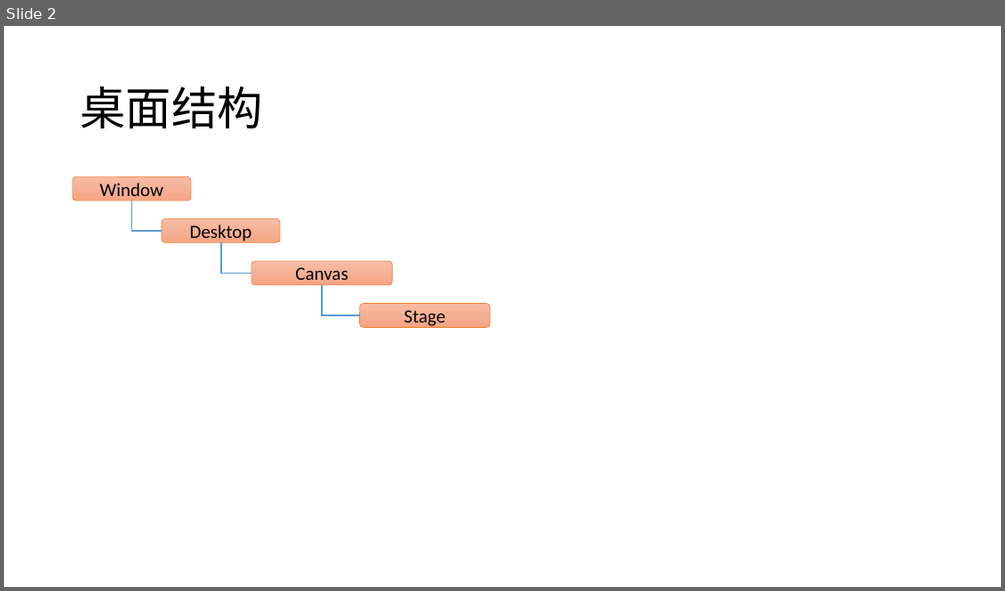
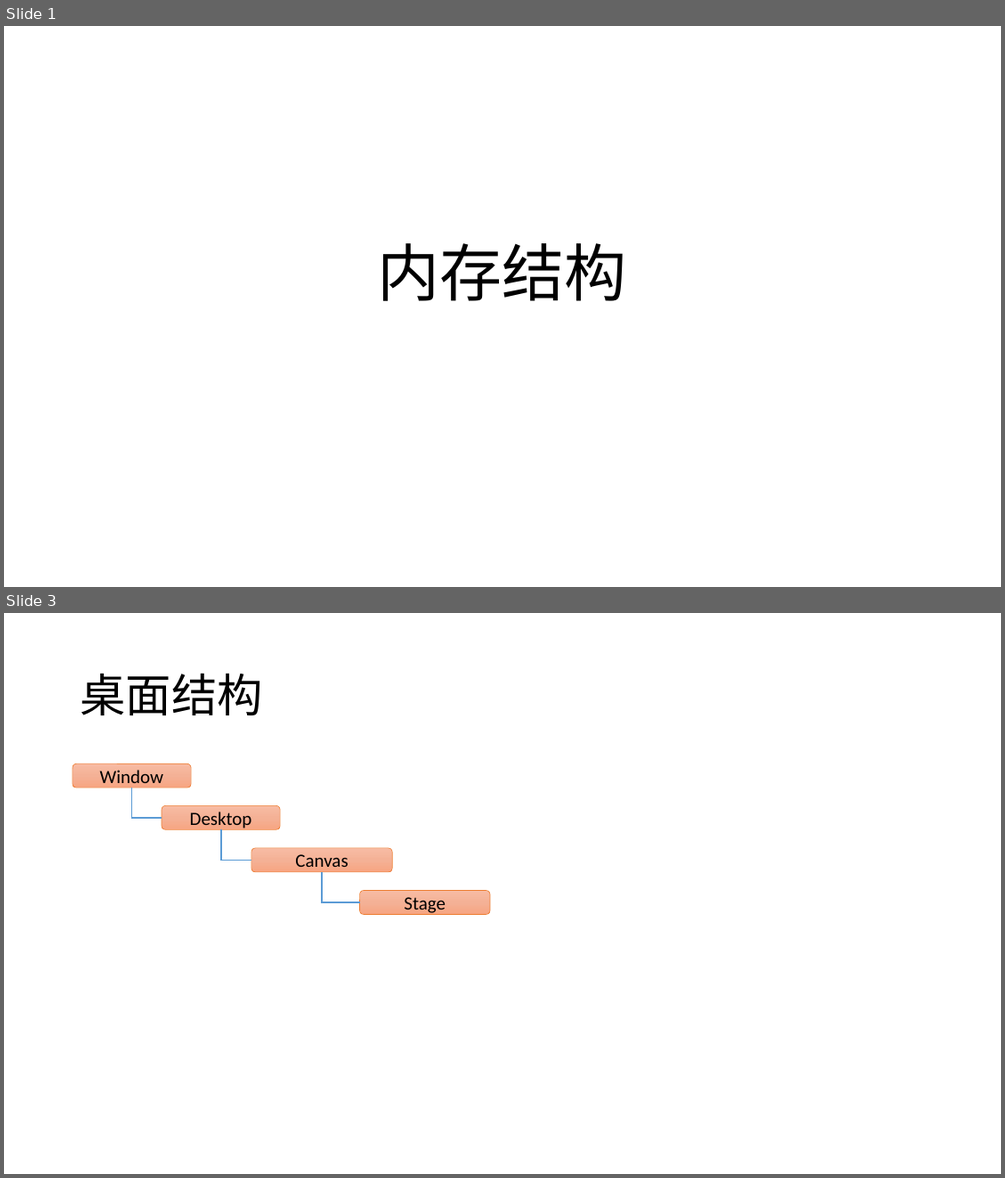
Before and after one commit to favedit/MoScript, a slide deck: document/Struct.pptx. Shown one above the other, each under a label of ours: slide 2 before the commit, slides 1 and 3 after it; the slides between them are not shown. The pictures are 1005x591 and 1005x1178 pixels, drawn with LibreOffice and Linux fonts; fonts in the diff are those of the drawing. Boxes give left, top, right and bottom in pixels: in the first picture for what was removed or moved away, otherwise in the second. Text is boxed around its words. In the diff, an @@ line names an element or a change of style, - is before the commit and + after.

```diff
--- a/document/Struct.pptx
+++ b/document/Struct.pptx
@@ slide 1 added at (4, 26, 1001, 587), background #FFFFFF @@
@@ title added at (378, 243, 627, 301), 60 pt, text #000000 @@
+内存结构
@@ what was slide 2 is now slide 3 @@
```
Also in this commit, not shown: 1 other slide added, 51 other files.
